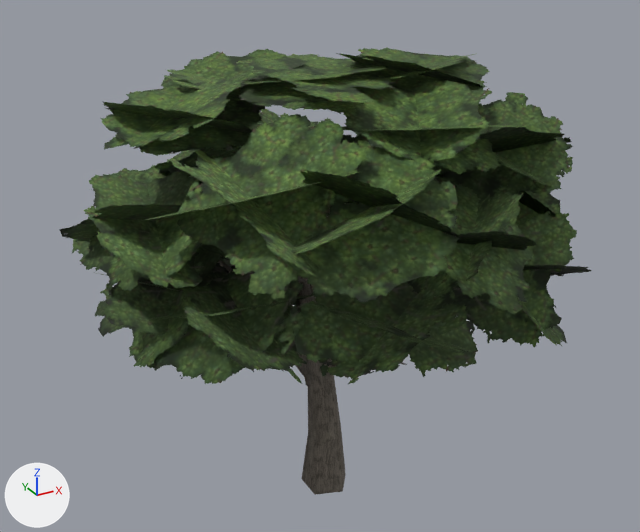
Before and after pictures for a commit that changed the glTF model assets/trees/maple.glb.
Rendered twice from a 50 mm lens placed at (-5.97, -10.68, 9.19), pointed at (0.01, 0.2, 3.75). Arrows for +X, +Y and +Z are at lower left; the lights stay in place. The picture after the commit comes second. Vertices at exactly the same position are counted once.

In view in the first picture: 'maple_foliage', 'maple_wood'.
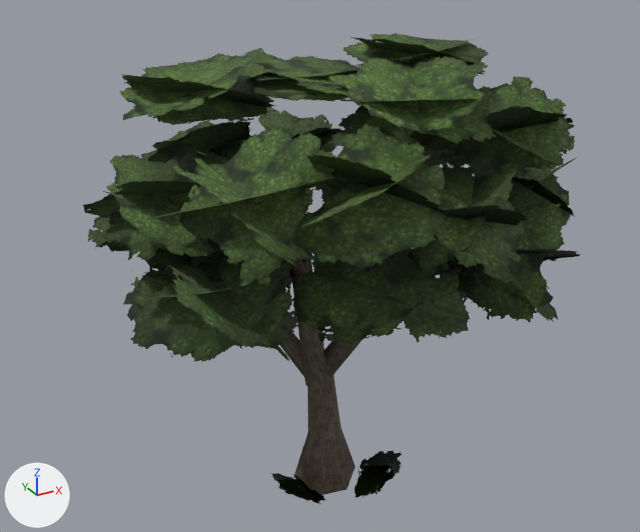
The change, as a list of edits to the scene's bpy script:
```text
Change mat_maple_bark:
    remove # nodes: BsdfPrincipled, OutputMaterial, TexImage
    nodes: BsdfPrincipled, Mix x2, OutputMaterial, TexImage, VertexColor
    colours: light grey #e2dbce, mixed with the vertex colours
Change mat_maple_foliage_cards:
    remove # nodes: BsdfPrincipled, Math x2, Mix, OutputMaterial, TexImage
    remove # colours: white #f8fdff
    nodes: BsdfPrincipled, Math x3, Mix x2, OutputMaterial, TexImage, VertexColor
    colours: white #eff8ef, mixed with the vertex colours
Change me_maple_wood:
    used by ob_maple_wood; location = (0.0, 0.0, 0.0)
    remove me_maple_wood.from_pydata(...)  # 51 vertices, 65 faces; spans x -1.88..2.69, y -2.16..2.26, z -0.12..5.63
    add me_maple_wood.from_pydata(...)  # 51 vertices, 65 faces; spans x -1.88..2.69, y -2.16..2.26, z -0.04..5.63
    me_maple_wood part 1
    me_maple_wood.vertices[0].co: (0.4, 0.0, -0.12) -> (0.59, 0.0, -0.04)  # pixel (345, 474) -> pixel (355, 466)
    me_maple_wood.vertices[1].co: (0.12, 0.38, -0.12) -> (0.17, 0.52, -0.04)
    me_maple_wood.vertices[2].co: (-0.32, 0.24, -0.12) -> (-0.42, 0.3, -0.03)  # pixel (301, 479) -> pixel (294, 474)
    me_maple_wood.vertices[3].co: (-0.32, -0.24, -0.12) -> (-0.49, -0.36, -0.03)  # pixel (314, 494) -> not seen
    me_maple_wood.vertices[4].co: (0.12, -0.38, -0.12) -> (0.15, -0.47, -0.04)  # pixel (342, 491) -> pixel (346, 489)
    me_maple_wood.vertices[5].co: (0.4, 0.0, -0.12) -> (0.59, 0.0, -0.04)  # pixel (345, 474) -> pixel (355, 466)
Change me_maple_foliage:
    used by ob_maple_foliage; location = (0.0, 0.0, 0.0)
    remove me_maple_foliage.from_pydata(...)  # 264 vertices, 132 faces; spans x -4.16..4.26, y -3.8..3.91, z 2.68..7.03
    add me_maple_foliage.from_pydata(...)  # 264 vertices, 132 faces; spans x -3.79..4.33, y -3.52..3.92, z 0.01..7.22
    me_maple_foliage part 2: 264 of 264 vertices moved; they spanned x -4.16..4.26, y -3.8..3.91, z 2.68..7.03 and now span x -3.79..4.33, y -3.52..3.92, z 0.01..7.22; mean shift (0.0, -0.02, 0.1)
    me_maple_foliage part 3: vertex colours changed
```

Pixel boxes (x1, y1, x2, y2) of what changed, in the pictures (640 x 532 px; the box of a moved part takes in the faces that stretch with it):
'maple_foliage', recoloured, reshaped
    before: (59, 47, 592, 384)
    after: (83, 33, 580, 504)
'maple_wood', reshaped
    before: (218, 259, 346, 495)
    after: (281, 258, 363, 495)
part 1 of me_maple_wood, moved or reshaped
    before: (302, 430, 346, 495)
    after: (294, 428, 355, 495)
part 2 of me_maple_foliage, moved or reshaped
    before: (59, 47, 592, 384)
    after: (83, 33, 580, 504)
